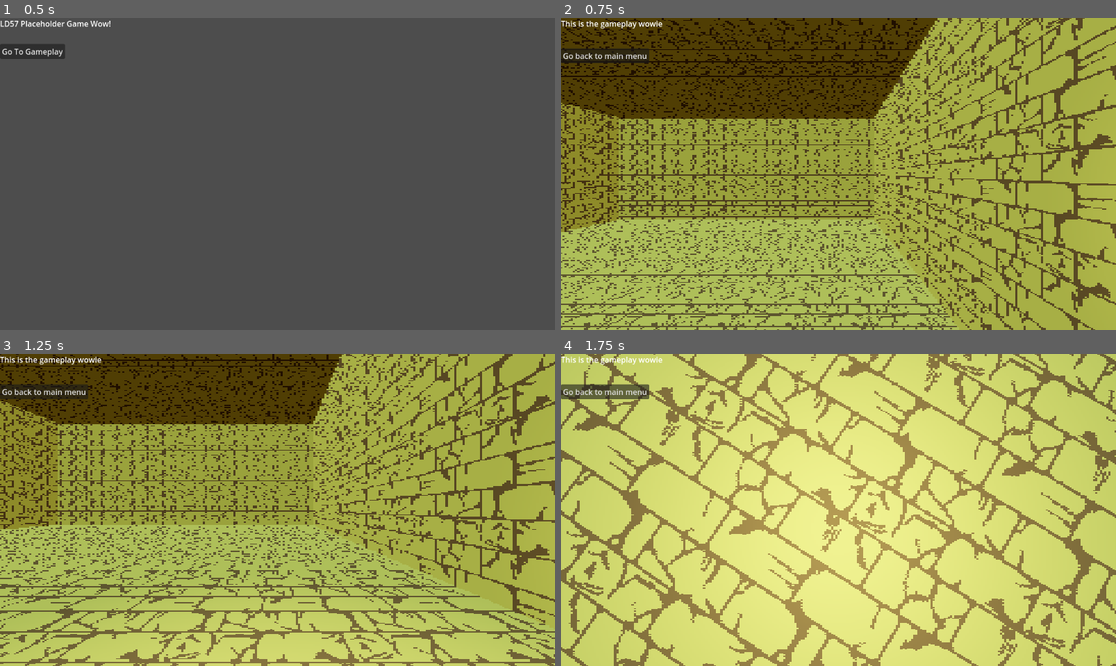
Above: before the commit, frames 1-4 (two rows, left to right).
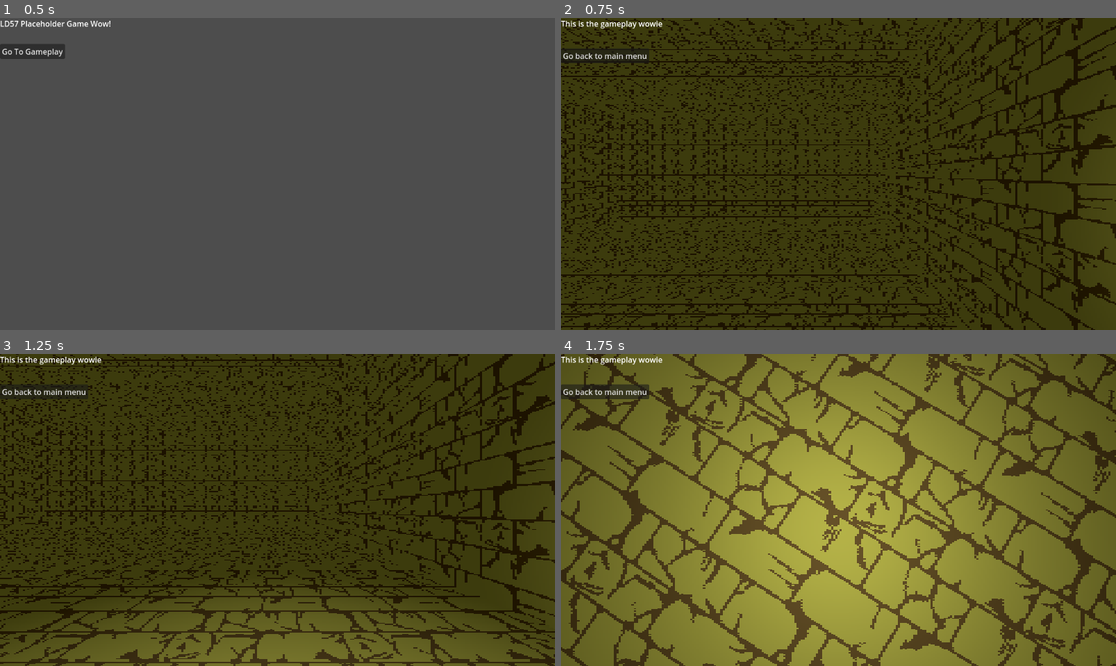
Above: after the commit, the same moments.

Repository: AnsonRutherford/LD57
Game: Godot game, scene res://Scenes/start.tscn
The game is run twice, just before and just after one commit, with the same random seed, the same clock (stepped at 60 frames per second) and the same inputs.
Inputs (mouse positions are in pixels of both pictures, inside the frame that each line leads up to):
- Up to frame 1 (0.5 s): no input
- Up to frame 2 (0.75 s): click "Go To Gameplay" at 0.5 s
- Up to frame 3 (1.25 s): no input
- Up to frame 4 (1.75 s): move the mouse to (866, 510) at 1.27 s; hold W (up) from 1.28 s (still down); click (866, 510) at 1.35 s; tap Space (jump) at 1.52 s; right-click (866, 510) at 1.55 s

Frame 1 is identical in both runs. In frame 2, 80% of the frame differs, in the area x 0-100%, y 0-100%; in frame 3, 87%; in frame 4, 100%.
Error before the commit: Parse Error: Cannot call non-static function "check_solution()" on the class "LightPuzzle" directly. Make an instance instead. (res://Scripts/item_pillar.gd:55)

Commit message:
pickup signals

Diff:
--- a/Scenes/gameplay.tscn
+++ b/Scenes/gameplay.tscn
@@ -15,9 +15,7 @@
 sky_material = SubResource("ProceduralSkyMaterial_wbxth")
 
 [sub_resource type="Environment" id="Environment_kwrm5"]
-background_mode = 2
 sky = SubResource("Sky_m34ki")
-tonemap_mode = 2
 
 [node name="Gameplay" type="Node3D"]
 script = ExtResource("1_hf1ha")
--- a/Scripts/globals.gd
+++ b/Scripts/globals.gd
@@ -11,7 +11,8 @@
 enum PUZZLE {LIGHT, HOT_COLD}
 signal PUZZLE_SOLVED(puzzle: PUZZLE)
 signal BOULDER_TRAP
-signal PILLAR_ITEM(pillar_label: String, held_item: Player.HELD_ITEM)
+signal PILLAR_INTERACT(pillar: ItemPillar)
+signal PILLAR_PICKUP(pillar: ItemPillar)
 
 func _ready() -> void:
 	print("debug mode")
--- a/Scripts/item_pillar.gd
+++ b/Scripts/item_pillar.gd
@@ -36,9 +36,6 @@
 		create_tween().tween_property(items[held_item], "rotation", rotation, 0)
 
 func interact() -> void:
-	if held_item == Player.HELD_ITEM.NONE:
-		return
-
 	if held_item == Player.HELD_ITEM.MIRROR:
 		var current_angle = angles[rotate_state]
 		rotate_state = (rotate_state + 1) % len(angles)
@@ -52,11 +49,10 @@
 		rotation = Vector3(0, angles[rotate_state], 0)
 		tween.tween_property(items[held_item], "rotation", rotation, 0)
 
-		LightPuzzle.check_solution()
+	Globals.PILLAR_INTERACT.emit(self)
 
 func pickup(player: Player) -> void:
 	var my_item := held_item
 	change_item(player.held_item)
 	player.handle_hold_item(my_item)
-	if held_item == Player.HELD_ITEM.MIRROR:
-		LightPuzzle.check_solution()
+	Globals.PILLAR_PICKUP.emit(self)
--- a/Scripts/light_puzzle.gd
+++ b/Scripts/light_puzzle.gd
@@ -10,10 +10,11 @@
 
 func _ready() -> void:
 	instance = self
-	Globals.PILLAR_ITEM.connect(_on_pillar_item)
+	Globals.PILLAR_PICKUP.connect(_on_pillar)
+	Globals.PILLAR_INTERACT.connect(_on_pillar)
 
-func _on_pillar_item(pillar_label: String, held_item: Player.HELD_ITEM) -> void:
-	if pillar_label in solution_pillars:
+func _on_pillar(pillar: ItemPillar) -> void:
+	if pillar.label in solution_pillars:
 		check_solution()
 
 func check_solution() -> void:
